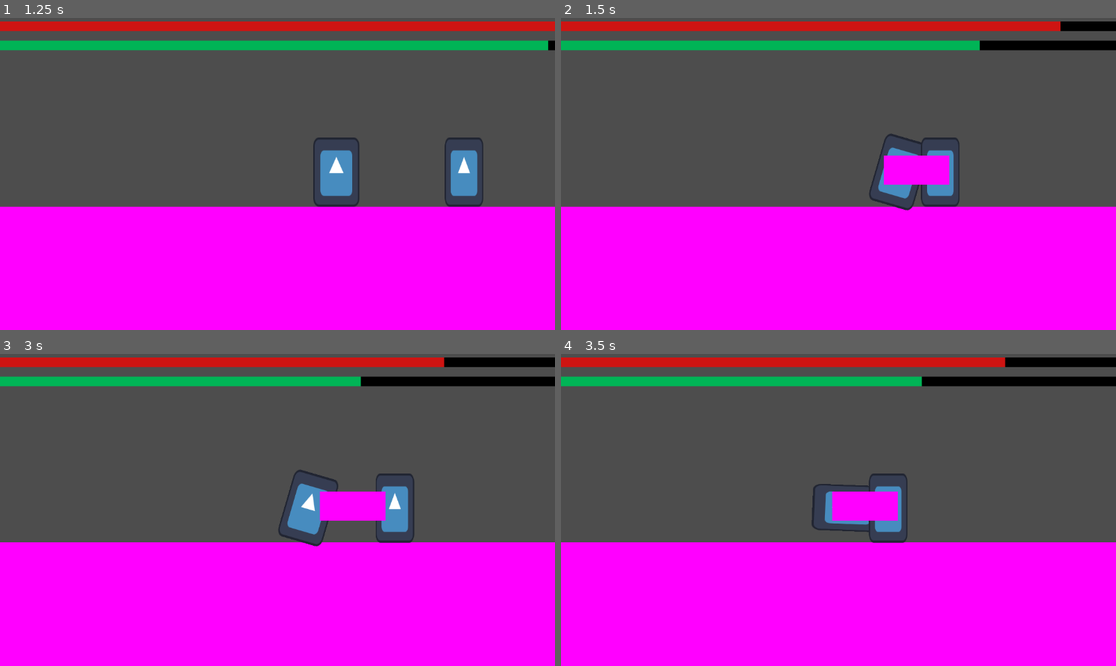
Above: before the commit, frames 1-4 (two rows, left to right).
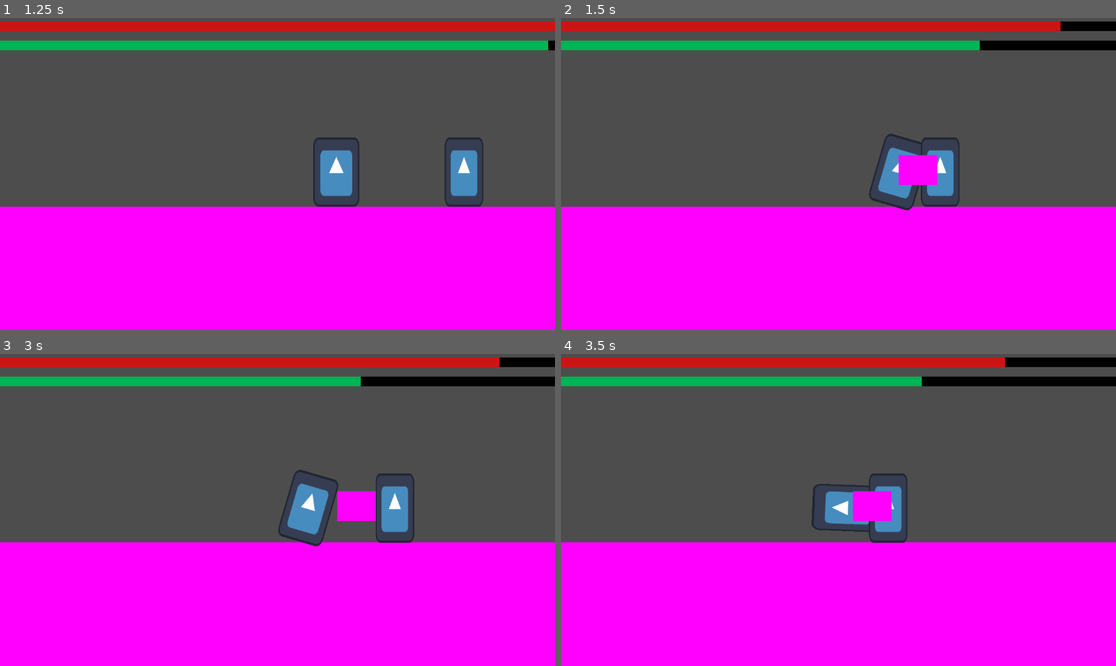
Above: after the commit, the same moments.

Repository: CodeScratcher/soulslike
Game: Godot game, scene res://Levels/test_scene.tscn
Same seed, same stepped clock (60 frames per second), same inputs: the game is played once before the commit and once after it. The engine's default icon, where the game draws it, is replaced by a stand-in: a white triangle on a blue panel in a dark square.
Inputs (mouse positions are in pixels of both pictures, inside the frame that each line leads up to):
- Up to frame 1 (1.25 s): move the mouse to (399, 158) at 0.52 s; hold D (right) from 0.53 s (still down); click (399, 158) at 0.6 s; tap W (jump) at 0.77 s
- Up to frame 2 (1.5 s): keep holding D (right); move the mouse to (727, 189) at 1.27 s; tap Space (roll) at 1.35 s
- Up to frame 3 (3 s): tap W (jump) at 1.52 s; move the mouse to (333, 441) at 2.02 s; release D (right) at 2.03 s; hold A (left) 2.03-2.78 s; click (333, 441) at 2.1 s; move the mouse to (249, 572) at 2.77 s; hold D (right) from 2.78 s (still down); tap Space (roll) at 2.85 s
- Up to frame 4 (3.5 s): keep holding D (right); tap W (jump) at 3.02 s

Frame 1 is identical in both runs. In frame 2, 0.5% of the frame differs, in the area x 58-70%, y 43-54%; in frame 3, 0.8%, in the area x 57-91%, y 1-54%; in frame 4, 0.5%.

Commit message:
HItbox fix for enemy

Diff:
--- a/Objects/test_enemy.tscn
+++ b/Objects/test_enemy.tscn
@@ -57,18 +57,58 @@
 "values": [Vector2(0, 0), Vector2(50, 0), Vector2(-10, 0), Vector2(0, 0)]
 }
 
+[sub_resource type="Animation" id="Animation_m322i"]
+resource_name = "attack_left"
+tracks/0/type = "value"
+tracks/0/imported = false
+tracks/0/enabled = true
+tracks/0/path = NodePath("Hitbox:visible")
+tracks/0/interp = 1
+tracks/0/loop_wrap = true
+tracks/0/keys = {
+"times": PackedFloat32Array(0, 0.7),
+"transitions": PackedFloat32Array(1, 1),
+"update": 1,
+"values": [true, false]
+}
+tracks/1/type = "value"
+tracks/1/imported = false
+tracks/1/enabled = true
+tracks/1/path = NodePath("Hitbox/CollisionShape2D:disabled")
+tracks/1/interp = 1
+tracks/1/loop_wrap = true
+tracks/1/keys = {
+"times": PackedFloat32Array(0, 0.7),
+"transitions": PackedFloat32Array(1, 1),
+"update": 1,
+"values": [false, true]
+}
+tracks/2/type = "value"
+tracks/2/imported = false
+tracks/2/enabled = true
+tracks/2/path = NodePath("Hitbox:position")
+tracks/2/interp = 1
+tracks/2/loop_wrap = true
+tracks/2/keys = {
+"times": PackedFloat32Array(0.1, 0.4, 0.7, 1),
+"transitions": PackedFloat32Array(1, 1, 1, 1),
+"update": 0,
+"values": [Vector2(0, 0), Vector2(50, 0), Vector2(-10, 0), Vector2(0, 0)]
+}
+
 [sub_resource type="AnimationLibrary" id="AnimationLibrary_p3w34"]
 _data = {
-"attack": SubResource("Animation_36tgk")
+"attack": SubResource("Animation_36tgk"),
+"attack_left": SubResource("Animation_m322i")
 }
 
 [sub_resource type="PlaceholderTexture2D" id="PlaceholderTexture2D_2s0me"]
 
 [sub_resource type="RectangleShape2D" id="RectangleShape2D_8mevr"]
-size = Vector2(66.125, 31)
+size = Vector2(40, 31.5)
 
 [sub_resource type="RectangleShape2D" id="RectangleShape2D_70ng5"]
-size = Vector2(8.4e+06, 6.40003e+06)
+size = Vector2(8.2e+06, 6.20002e+06)
 
 [node name="TestEnemy" type="CharacterBody2D"]
 collision_layer = 4
@@ -117,12 +157,12 @@
 collision_layer = 2
 
 [node name="Sprite2D" type="Sprite2D" parent="Hitbox"]
-position = Vector2(23.9844, 32)
-scale = Vector2(68.0312, 30)
+position = Vector2(20, 32)
+scale = Vector2(40, 31)
 texture = SubResource("PlaceholderTexture2D_2s0me")
 
 [node name="CollisionShape2D" type="CollisionShape2D" parent="Hitbox"]
-position = Vector2(22.9375, 32)
+position = Vector2(20, 32.25)
 shape = SubResource("RectangleShape2D_8mevr")
 disabled = true
 
@@ -130,7 +170,7 @@
 collision_mask = 9
 
 [node name="CollisionShape2D" type="CollisionShape2D" parent="AttackArea"]
-position = Vector2(46, 34)
+position = Vector2(41, 32.9999)
 scale = Vector2(1e-05, 1e-05)
 shape = SubResource("RectangleShape2D_70ng5")
 
Not shown: 1 places in Objects/test_enemy.tscn that only renumber resources
